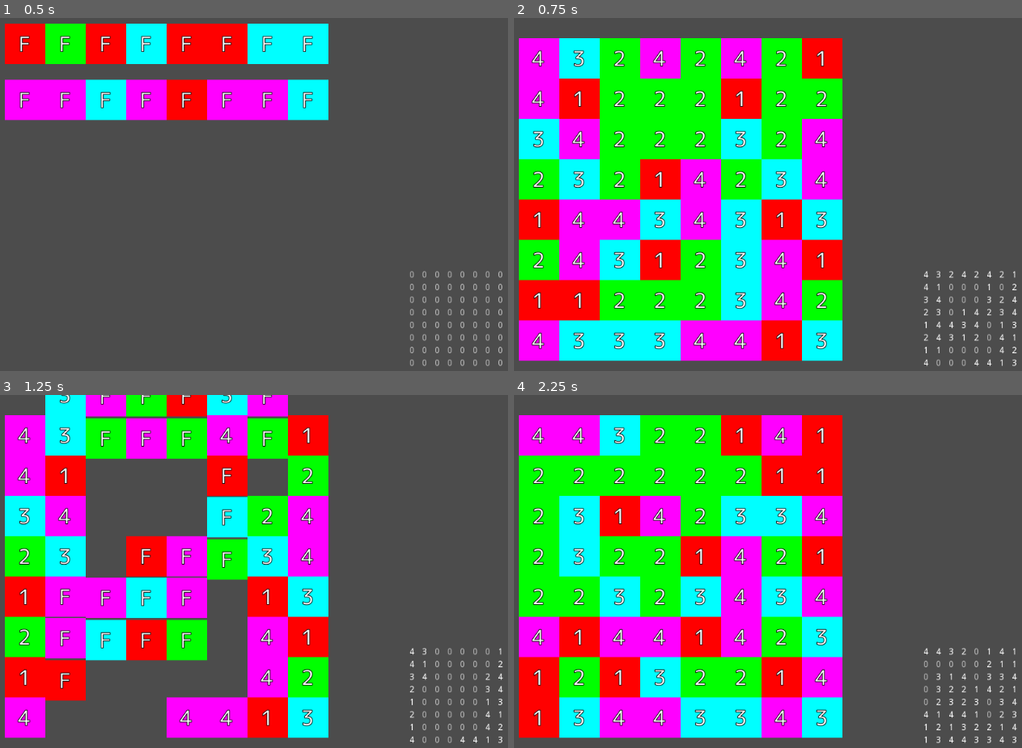
Above: before the commit, frames 1-4 (two rows, left to right).
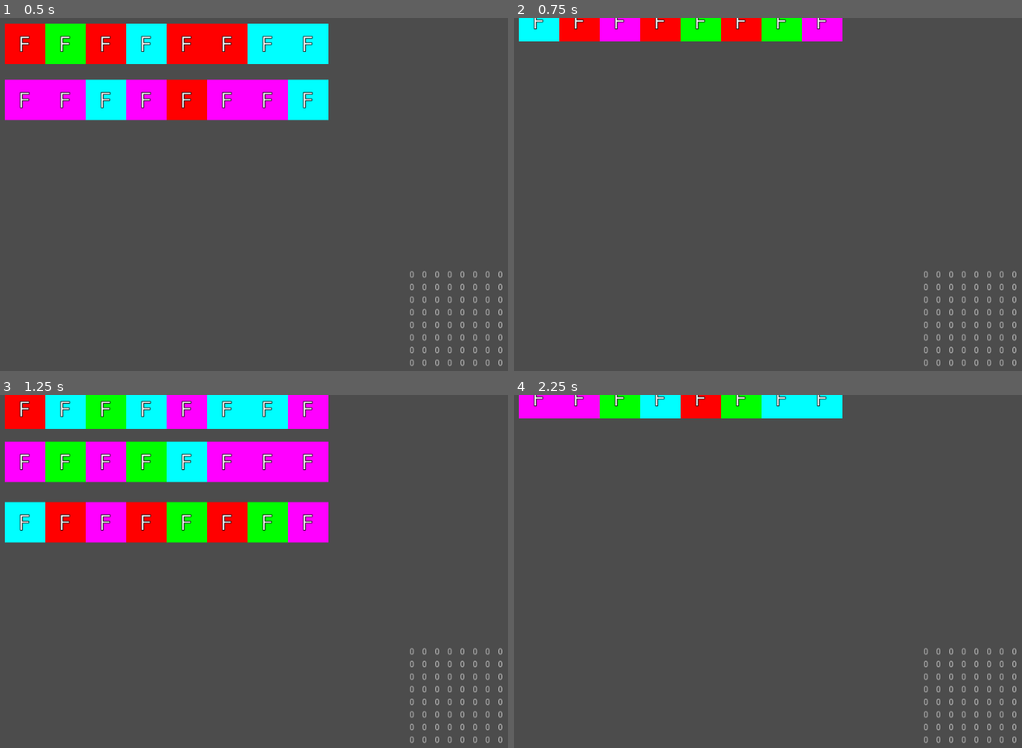
Above: after the commit, the same moments.

Repository: syun77/gd_match3
Game: Godot game, scene res://Main.tscn
The game is run twice, just before and just after one commit, with the same random seed, the same clock (stepped at 60 frames per second) and the same inputs.
Inputs (mouse positions are in pixels of both pictures, inside the frame that each line leads up to):
- Up to frame 1 (0.5 s): no input
- Up to frame 2 (0.75 s): move the mouse to (966, 187) at 0.52 s; tap R (ui_r) at 0.6 s
- Up to frame 3 (1.25 s): no input
- Up to frame 4 (2.25 s): move the mouse to (691, 603) at 1.27 s; tap R (ui_r) at 1.35, 2.1 s; move the mouse to (884, 500) at 2.02 s

Frame 1 is identical in both runs. In frame 2, 62% of the frame differs, in the area x 0-100%, y 0-99%; in frame 3, 47%; in frame 4, 62%.

Commit message:
リセット処理を修正

Diff:
--- a/TestMatch3/Main.gd
+++ b/TestMatch3/Main.gd
@@ -52,7 +52,6 @@
 		# ゲームをリセットする.
 		FieldMgr.initialize()
 		FieldMgr.start()
-		FieldMgr.set_random()
 
 # デバッグ描画.
 func _draw() -> void:
